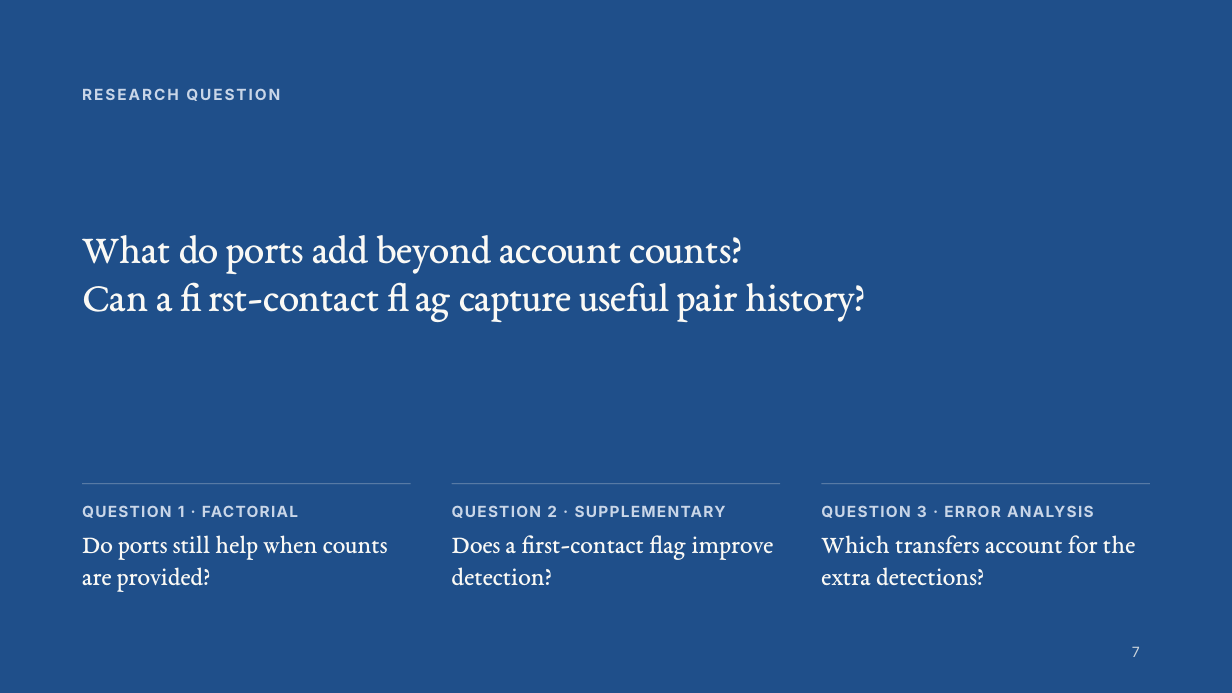
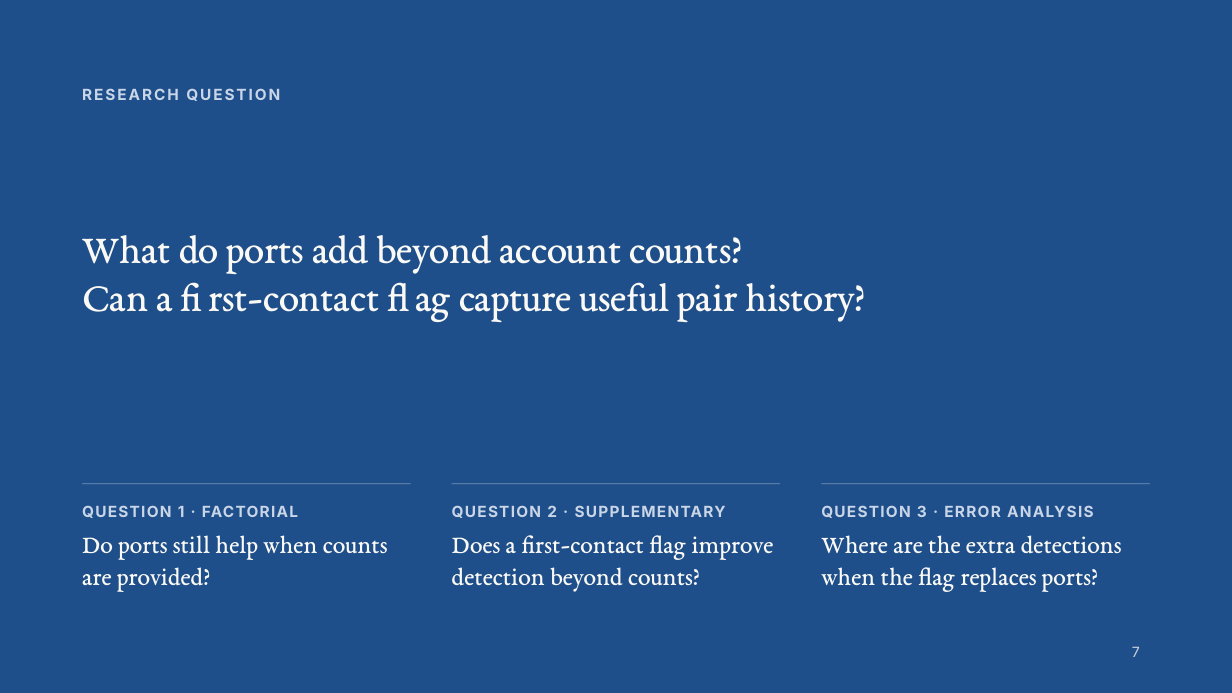
Before and after one commit to Yuchen-Fu/COMP9501, a slide deck: slide 7 of presentation/final-research/Beyond_Counterparty_Counts_FINAL.pptx. Drawn at 1232x693 pixels with LibreOffice and Linux fonts; fonts in the diff are those of the drawing. Boxes give left, top, right and bottom in pixels: in the first picture for what was removed or moved away, otherwise in the second. Text is boxed around its words. In the diff, an @@ line names an element or a change of style, - is before the commit and + after.

Commit message:
Clarify flag addition and replacement questions throughout the presentation

```diff
--- a/presentation/final-research/Beyond_Counterparty_Counts_FINAL.pptx
+++ b/presentation/final-research/Beyond_Counterparty_Counts_FINAL.pptx
@@ text at (x1=452, y1=535, x2=774, y2=591): text changed @@
-Does a first-contact flag improve detection?
+Does a first-contact flag improve detection beyond counts?
@@ text at (x1=821, y1=535, x2=1122, y2=591): text changed @@
-Which transfers account for the extra detections?
+Where are the extra detections when the flag replaces ports?
```
Also in this commit, not shown: 3 other slides changed, 24 other files.
